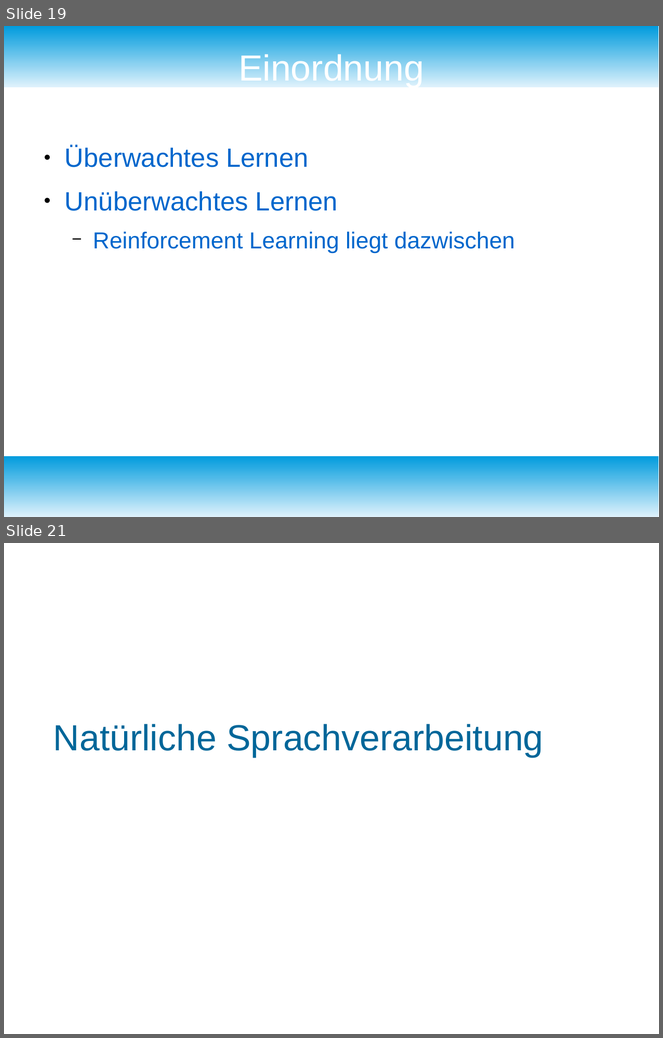
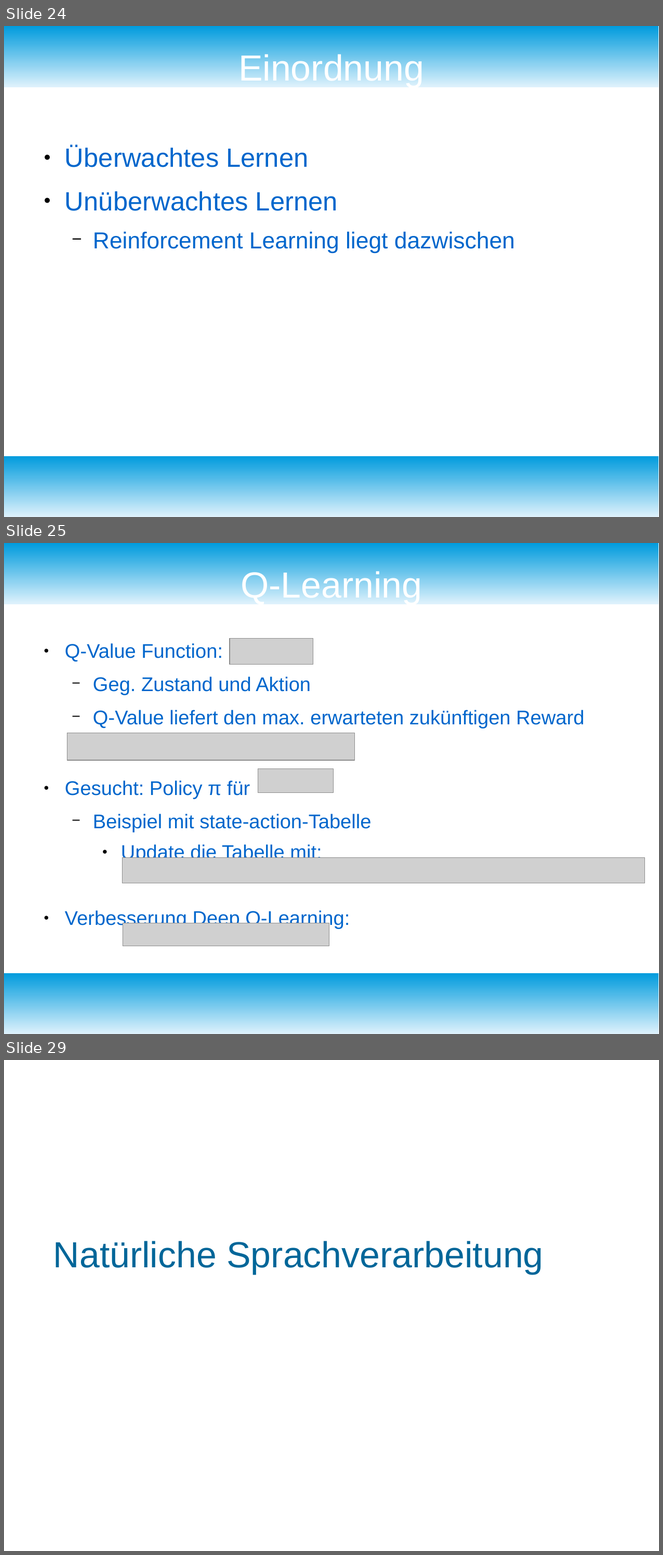
Before and after one commit to fnehmer/haw-is-assignment, a slide deck: Präsentation/is_praesentation.odp. Shown one above the other, each under a label of ours: slides 19 and 21 before the commit, slides 24, 25 and 29 after it; the slides between them are not shown. The pictures are 663x1038 and 663x1555 pixels, drawn with LibreOffice and Linux fonts; fonts in the diff are those of the drawing; grey boxes stand for pictures; background and template pictures are left out. Boxes give left, top, right and bottom in pixels: in the first picture for what was removed or moved away, otherwise in the second. Text is boxed around its words. In the diff, an @@ line names an element or a change of style, - is before the commit and + after.

```diff
--- a/Präsentation/is_praesentation.odp
+++ b/Präsentation/is_praesentation.odp
@@ slide 25 added at (4,543,659,1034), background #FFFFFF; not listed: 2 template elements that a slide beside it also shows @@
@@ title added at (241,568,422,604), 44 pt, text #FFFFFF @@
+Q-Learning
@@ text added at (65,643,584,929), 24 pt, text #0066CC @@
+● Q-Value Function:
+  − Geg. Zustand und Aktion
+  − Q-Value liefert den max. erwarteten zukünftigen Reward
+● Gesucht: Policy π für
+  − Beispiel mit state-action-Tabelle
+    ● Update die Tabelle mit:
+● Verbesserung Deep Q-Learning:
@@ picture added at (230,639,313,665) @@
@@ picture added at (67,733,355,760) @@
@@ picture added at (258,769,333,793) @@
@@ picture added at (123,858,646,884) @@
@@ picture added at (123,924,329,947) @@
@@ what was slide 19 is now slide 24 @@
@@ what was slide 21 is now slide 29 @@
```
Also in this commit, not shown: 2 slides changed, 8 other slides added, 1 slide removed, 12 other files.
